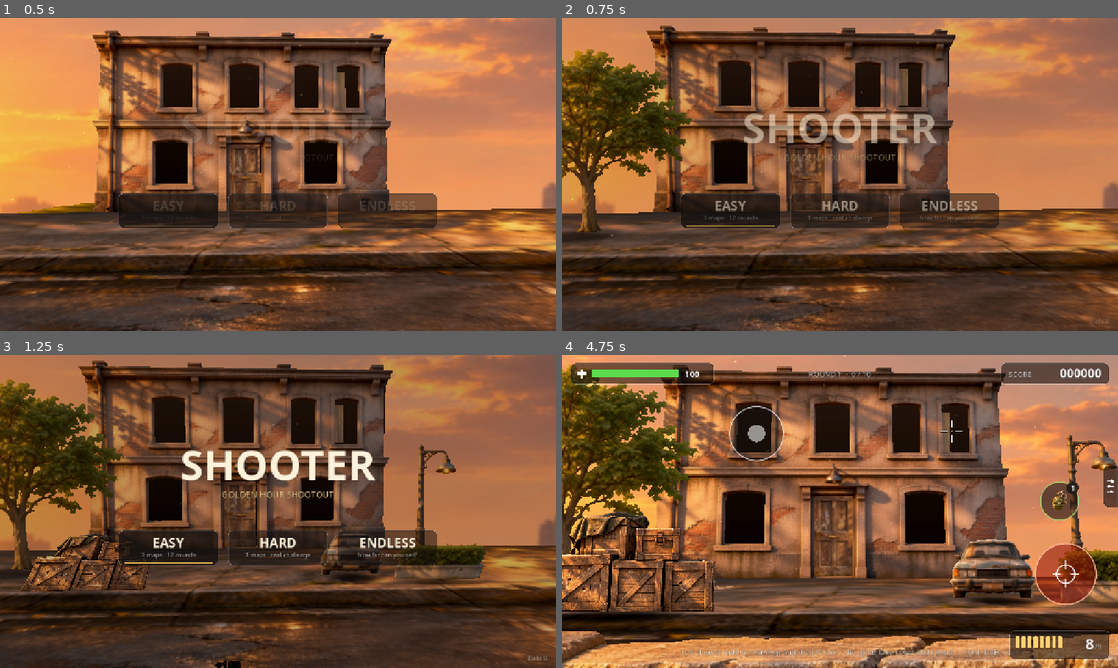
Above: before the commit, frames 1-4 (two rows, left to right).
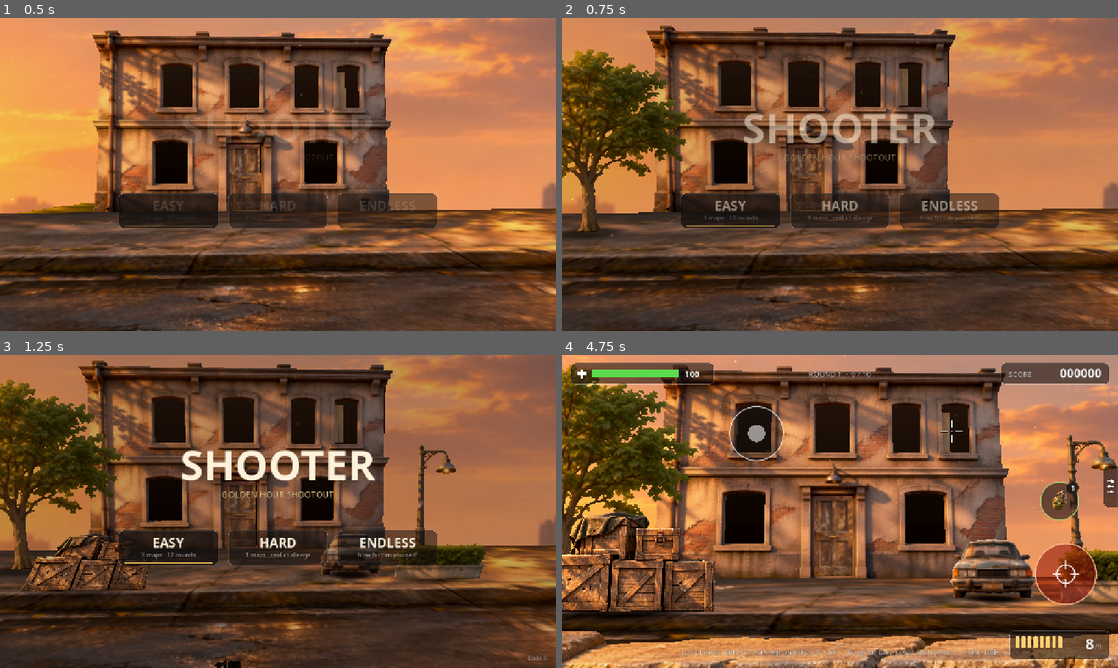
Above: after the commit, the same moments.

Repository: thebiz/shooter-godot
Game: Godot game, scene res://main.tscn
Same seed, same stepped clock (60 frames per second), same inputs: the game is played once before the commit and once after it.
Inputs (mouse positions are in pixels of both pictures, inside the frame that each line leads up to):
- Up to frame 1 (0.5 s): no input
- Up to frame 2 (0.75 s): move the mouse to (962, 158) at 0.52 s; click (962, 158) at 0.67 s
- Up to frame 3 (1.25 s): no input
- Up to frame 4 (4.75 s): drag from (728, 527) to (812, 574) at 1.27 s; move the mouse to (895, 442) at 2.02 s; click (895, 442) at 2.17 s; drag from (812, 574) to (673, 464) at 2.77 s; move the mouse to (1006, 558) at 3.52 s; click (1006, 558) at 3.67 s; drag from (673, 464) to (756, 433) at 4.27 s

Frame 1 is identical in both runs. In frame 2, less than 0.1% of the frame differs, in the area x 0-12%, y 66-72%; in frame 3, 0.3%; in frame 4, 0.6%, in the area x 0-100%, y 76-86%.

Commit message:
Räumliche Gegnerstimmen, nahes Megafon, Schatten direkt unter den Fahrzeugen, Pickup größer und gerade, Motel-Schild höher
Co-Authored-By: Claude Opus 5.5 <noreply@anthropic.com>
Claude-Session: https://claude.ai/code/session_01G11QHcXWyic7Avf6KskEge

Diff:
--- a/main.gd
+++ b/main.gd
@@ -553,7 +553,7 @@
 			sl.partner = "crates"
 	slots.append({"pos": Vector3(4.25, 0.28, -8.75), "mode": "flip", "busy": false, "name": "car", "box_lift": 1.02, "eh": ENEMY_H_FRONT})
 	var street_deco = _make_street_life(fac, fac_h, tree)
-	_shadow(car, 1.15, 1.5, 0.6)
+	_shadow(car, 1.0, 1.3, 0.6)
 	_shadow(crates, 1.05, 1.4, 0.55)
 	_shadow(tree, 0.45, 2.2, 0.35)
 	_shadow(hedge, 1.05, 1.0, 0.45)
@@ -681,8 +681,8 @@
 		if sl.name == "door_br":
 			sl.partner = "car"
 	var harbor_deco = _make_harbor_life(sky.pv)
-	_shadow(truck, 1.05, 2.0, 0.6)
-	_shadow(fork, 1.1, 1.4, 0.6)
+	_shadow(truck, 0.9, 1.5, 0.6)
+	_shadow(fork, 0.95, 1.2, 0.6)
 	_shadow(pal, 1.05, 1.4, 0.55)
 	_shadow(prop, 1.0, 1.3, 0.55)
 	_shadow(mast, 0.4, 0.6, 0.45)
@@ -791,10 +791,14 @@
 			return
 		var p = AudioStreamPlayer3D.new()
 		p.stream = stream
-		p.unit_size = 14.0
-		p.volume_db = 2.0
+		# räumlich: Richtung (links/rechts) deutlich, weiter weg leiser und dumpfer
+		p.unit_size = 6.5
+		p.volume_db = 7.0
+		p.max_db = 6.0
+		p.panning_strength = 1.6
 		p.pitch_scale = randf_range(0.97, 1.03)
-		p.attenuation_filter_cutoff_hz = 20500.0
+		p.attenuation_filter_cutoff_hz = 7000.0
+		p.attenuation_filter_db = -10.0
 		add_child(p)
 		p.global_position = e.mi.global_transform * Vector3(0, e.h * 0.85, 0)
 		p.finished.connect(p.queue_free)
@@ -2570,7 +2574,7 @@
 	tw.tween_property(pv, "position", base + Vector3(0.15, 1.5, -0.2), 0.32).set_ease(Tween.EASE_OUT).set_trans(Tween.TRANS_QUAD)
 	tw.parallel().tween_property(pv, "rotation", Vector3(-0.35, 0.2, 0.28), 0.32)
 	tw.tween_property(pv, "position", base + Vector3(0.25, -0.03, -0.3), 0.3).set_ease(Tween.EASE_IN).set_trans(Tween.TRANS_QUAD)
-	tw.parallel().tween_property(pv, "rotation", Vector3(-0.06, 0.05, -0.05), 0.3)
+	tw.parallel().tween_property(pv, "rotation", Vector3(-0.05, 0.03, 0.0), 0.3)
 	tw.tween_callback(func(): _sfx("target_down", 3.0, 0.0))
 	tw.tween_property(pv, "position", base + Vector3(0.25, 0.08, -0.3), 0.08)
 	tw.tween_property(pv, "position", base + Vector3(0.25, -0.01, -0.3), 0.1)
@@ -3966,9 +3970,10 @@
 		return
 	var pl = AudioStreamPlayer3D.new()
 	pl.stream = nb_snd[line]
-	pl.unit_size = 16.0
-	pl.volume_db = 4.0
-	pl.attenuation_filter_cutoff_hz = 20500.0
+	pl.unit_size = 7.0
+	pl.volume_db = 8.0
+	pl.panning_strength = 1.6
+	pl.attenuation_filter_cutoff_hz = 8000.0
 	add_child(pl)
 	pl.global_position = nb_card.pv.global_position + Vector3(0, 1.6, 0.3)
 	pl.finished.connect(pl.queue_free)
@@ -4311,6 +4316,7 @@
 
 const MO_W = 18.0
 const MO_X = -0.8
+const SIGN_W = 4.0
 const CW = 8.1               # Streifenwagen (50 % größer)
 const MO_HOLES = {"up1": [0.3241, 0.4087, 0.1443, 0.4216], "up2": [0.7621, 0.8399, 0.1488, 0.4216],
 	"door": [0.4081, 0.4769, 0.5727, 0.8929], "win": [0.8095, 0.8754, 0.5750, 0.7621]}
@@ -4366,13 +4372,13 @@
 	var cop = _card("m_cop.png", CW, Vector3(-7.7, -0.04, -9.8), "metal")
 	cop.delay = 0.25
 	cards.append(cop)
-	var sign = _card("m_sign.png", 3.0, Vector3(7.6, -0.05, -11.8), "metal")
+	var sign = _card("m_sign.png", SIGN_W, Vector3(7.6, -0.05, -11.8), "metal")
 	sign.delay = 0.4
 	cards.append(sign)
 	var cop2 = _card("m_cop2.png", CW, Vector3(8.4, -0.04, -12.3), "metal")
 	cop2.delay = 0.5
 	cards.append(cop2)
-	var pk = _card("m_pickup.png", 5.7, Vector3(5.2, -0.04, -8.4), "metal")
+	var pk = _card("m_pickup.png", 7.3, Vector3(5.6, -0.02, -8.4), "metal")
 	pk.delay = 0.6
 	pk.base = pk.pv.position
 	pk.label = "PICKUP"
@@ -4400,11 +4406,11 @@
 			slots.append({"pos": Vector3(x, ybot - 0.02, FAC_Z - 0.3), "mode": "flip", "busy": false, "name": n, "eh": oh - 0.06, "box_lift": 0.0})
 	slots.append({"pos": Vector3(-3.1, 0.2, -7.4), "mode": "flip", "busy": false, "name": "crates", "eh": ENEMY_H_FRONT})
 	# vorne seitlich an der Motorhaube des Pickups, gut sichtbar
-	slots.append({"pos": Vector3(2.05, 0.0, -8.7), "mode": "flip", "busy": false, "name": "car", "box_lift": 0.0, "eh": ENEMY_H_FRONT})
+	slots.append({"pos": Vector3(1.6, 0.0, -8.0), "mode": "flip", "busy": false, "name": "car", "box_lift": 0.0, "eh": ENEMY_H_FRONT})
 	var deco = _make_motel_life(mo, mh, sink, sign)
-	_shadow(cop, 1.05, 2.2, 0.62)
-	_shadow(cop2, 1.05, 2.2, 0.62)
-	_shadow(pk, 1.05, 2.0, 0.62)
+	_shadow(cop, 0.9, 1.6, 0.62)
+	_shadow(cop2, 0.9, 1.6, 0.62)
+	_shadow(pk, 0.9, 1.6, 0.62)
 	_shadow(tr, 1.02, 1.5, 0.58)
 	_shadow(sign, 0.25, 0.5, 0.4)
 	_shadow(mo, 1.0, 1.4, 0.45)
@@ -4436,12 +4442,12 @@
 		var mi = _glow_node(deco, gl, Vector3(sp[0], bar_h, z), 2.0, Color(1.0, 0.15, 0.1) if sp[1] == "r" else Color(0.2, 0.4, 1.0))
 		cop_glows.append({"mi": mi, "c": sp[1], "ph": 0.0 if sp[0] < 0 else 0.37})
 	# Neonschild: MOTEL-Schriftzug flackert ab und zu, der Stern leuchtet ruhig
-	var sw = 3.0
+	var sw = SIGN_W
 	var shh: float = sign.h
 	var sx = 7.6
-	neon.letters = _glow_node(deco, gl, Vector3(sx + 0.03 * sw, -0.05 + (1.0 - 0.265) * shh, -11.7), 3.4, Color(1.0, 0.3, 0.14))
+	neon.letters = _glow_node(deco, gl, Vector3(sx + 0.03 * sw, -0.05 + (1.0 - 0.265) * shh, -11.7), 3.4 * SIGN_W / 3.0, Color(1.0, 0.3, 0.14))
 	neon.letters.scale = Vector3(1.0, 0.42, 1.0)
-	neon.star = _glow_node(deco, gl, Vector3(sx + 0.02 * sw, -0.05 + (1.0 - 0.1) * shh, -11.7), 1.6, Color(1.0, 0.75, 0.4))
+	neon.star = _glow_node(deco, gl, Vector3(sx + 0.02 * sw, -0.05 + (1.0 - 0.1) * shh, -11.7), 1.6 * SIGN_W / 3.0, Color(1.0, 0.75, 0.4))
 	neon.t = 3.0
 	neon.dip = 0.0
 	# Wandlampen am Motel (sanft, eine wackelt)
@@ -4449,7 +4455,7 @@
 		_glow(deco, gl, Vector3(MO_X + (uv.x - 0.5) * MO_W, FAC_Y - sink + (1.0 - uv.y) * mh, FAC_Z + 0.2), 1.1, Color(1.0, 0.72, 0.38), "flick")
 	_glow(deco, gl, Vector3(MO_X + (0.7375 - 0.5) * MO_W, FAC_Y - sink + (1.0 - 0.5175) * mh, FAC_Z + 0.2), 1.8, Color(0.9, 0.95, 1.0), "flick")
 	mega_player = AudioStreamPlayer.new()
-	mega_player.volume_db = -1.0
+	mega_player.volume_db = 1.0
 	add_child(mega_player)
 	return deco
 
@@ -4551,7 +4557,7 @@
 	mi.cast_shadow = GeometryInstance3D.SHADOW_CASTING_SETTING_OFF
 	mi.sorting_offset = -1.0
 	add_child(mi)
-	shadows.append({"mi": mi, "node": c.pv, "k": alpha, "off": Vector3(0, 0, depth * 0.32)})
+	shadows.append({"mi": mi, "node": c.pv, "k": alpha, "off": Vector3(0, 0, depth * 0.1)})
 	_shadow_place(shadows[-1])
 
 
@@ -4563,7 +4569,7 @@
 	var up = clampf(n.global_basis.y.normalized().y, 0.0, 1.0)
 	var vis = n.is_visible_in_tree()
 	sd.mi.visible = vis and up > 0.05
-	sd.mi.set_instance_shader_parameter("k", minf(0.85, sd.k * 1.3) * up * up)
+	sd.mi.set_instance_shader_parameter("k", minf(0.9, sd.k * 1.45) * up * up)
 
 
 func _shadows_update() -> void:
Not shown, changed: sfx/voice/cop0.ogg
Not shown, changed: sfx/voice/cop1.ogg
Not shown, changed: sfx/voice/cop2.ogg
Not shown, changed: sfx/voice/cop3.ogg
Not shown, changed: sfx/voice/cop4.ogg
Not shown, changed: sfx/voice/cop5.ogg
